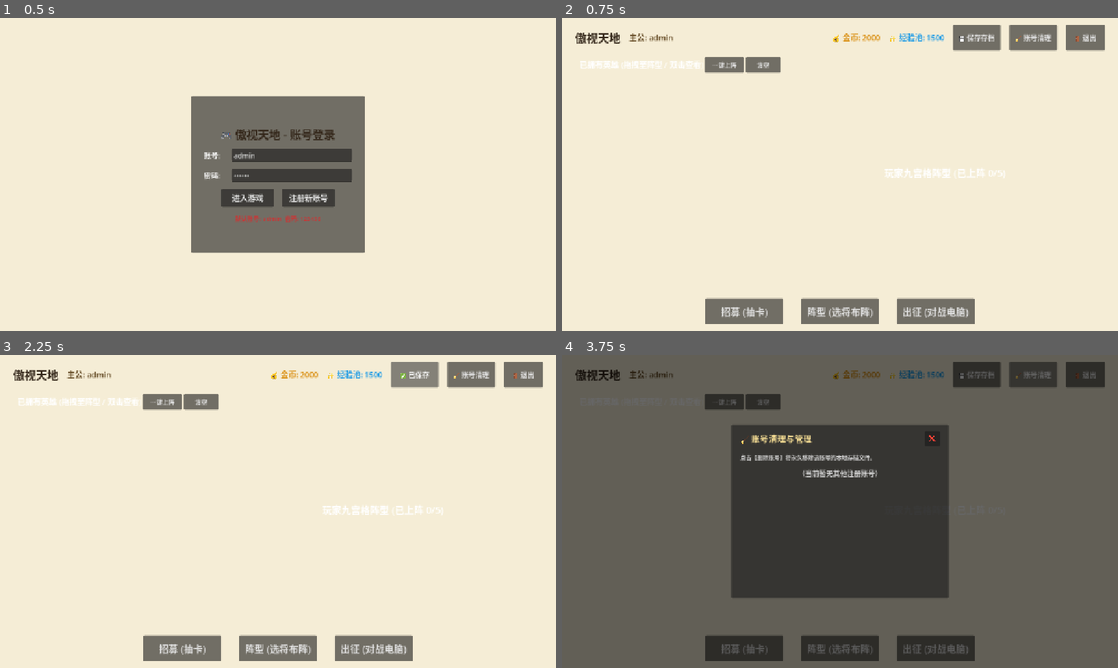
Above: before the commit, frames 1-4 (two rows, left to right).
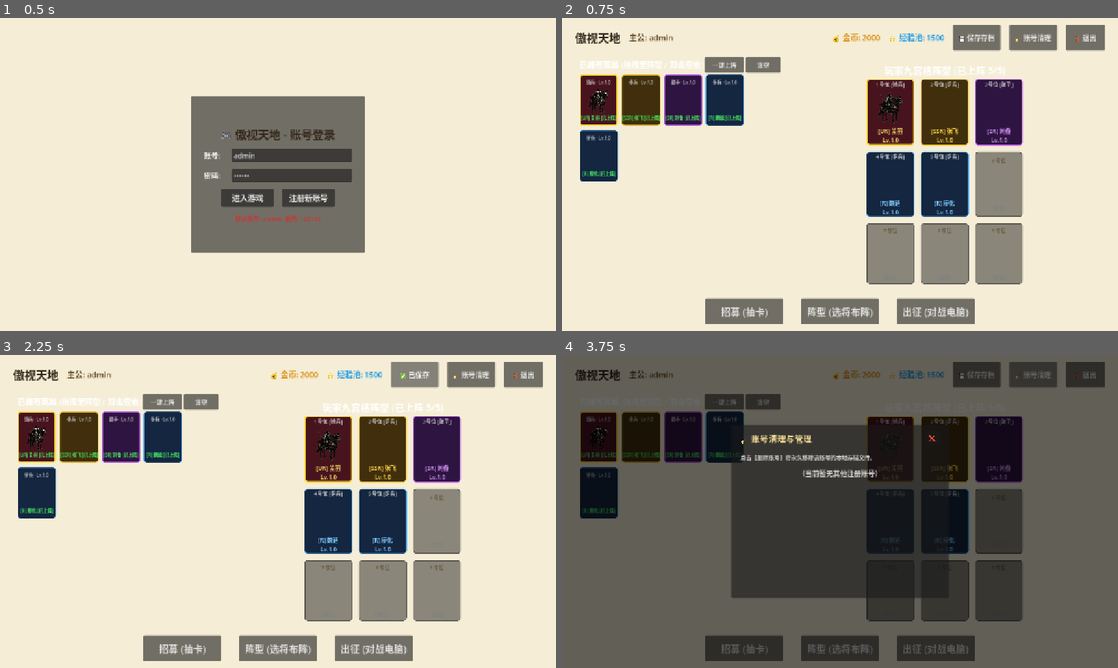
Above: after the commit, the same moments.

Repository: 869402559-cmyk/NineGridCardGame
Game: Godot game, scene res://scenes/LoginUI.tscn
Two runs of this game, one before a commit and one after it. Both use one fixed random seed, a clock stepped at 60 frames per second and the inputs below.
Inputs:
- Up to frame 1 (0.5 s): no input
- Up to frame 2 (0.75 s): click "进入游戏" at 0.5 s
- Up to frame 3 (2.25 s): click "阵型 (选将布阵)" at 1.25 s; click "💾 保存存档" at 2 s
- Up to frame 4 (3.75 s): click "✅ 已保存" at 2.75 s; click "🧹 账号清理" at 3.5 s

Frame 1 is identical in both runs. In frame 2, 22% of the frame differs, in the area x 3-83%, y 15-86%; in frame 3, 22%; in frame 4, 19%.
Error before the commit: Parse Error: Function "_can_drop_data" has the same name as a previously declared function. (res://scripts/FormationUI.gd:313)

Commit message:
fix: clean up LeftPanel script inheritance conflict causing Parser Error

Diff:
--- a/scripts/FormationUI.gd
+++ b/scripts/FormationUI.gd
@@ -12,10 +12,6 @@
 	btn_auto.pressed.connect(_on_auto_fill)
 	btn_clear.pressed.connect(_on_clear)
 
-	# 设置左侧整个面板（LeftPanel）支持接收右侧卡牌拖入以进行下阵
-	var left_panel = $HBox/LeftPanel
-	left_panel.script = LeftPanelDropScript
-
 	init_formation_slots()
 	refresh_all()
 
@@ -29,7 +25,7 @@
 		grid_container.add_child(card)
 		slot_cards.append(card)
 
-# 创建九宫格阵型位（卡牌支持作为拖拽目标）
+# 创建九宫格阵型位（卡牌支持作为拖拽目标与拖拽源）
 func create_slot_card(pos: int) -> Control:
 	var card = PanelContainer.new()
 	card.custom_minimum_size = Vector2(110, 140)
@@ -80,18 +76,18 @@
 		if uid != null:
 			equipped_uuids.append(uid)
 
-	# 克隆武将列表并进行排序：已上阵优先，其次按品质(UR>SSR>SR>R>N)，再次按等级
+	# 克隆武将列表并排序：已上阵优先，其次品质，再次等级
 	var sorted_heroes = GameData.player_heroes.duplicate()
 	sorted_heroes.sort_custom(func(a, b):
 		var a_eq = a["uuid"] in equipped_uuids
 		var b_eq = b["uuid"] in equipped_uuids
 		if a_eq != b_eq:
-			return a_eq # 已上阵在前的降序 (true > false)
+			return a_eq # 已上阵在前
 
 		var q_a = GameData.get_quality_config(a.get("quality", "N"))["rank"]
 		var q_b = GameData.get_quality_config(b.get("quality", "N"))["rank"]
 		if q_a != q_b:
-			return q_a > q_b # 品质高者在前
+			return q_a > q_b
 
 		var lv_a = a.get("level", 1)
 		var lv_b = b.get("level", 1)
@@ -102,14 +98,13 @@
 		var card = create_hero_portrait_card(hero, hero["uuid"] in equipped_uuids)
 		hero_grid.add_child(card)
 
-# 创建左侧英雄 3:4 头像卡片 (支持拖拽与双击打开详情)
+# 创建左侧英雄 3:4 头像卡片
 func create_hero_portrait_card(hero: Dictionary, is_equipped: bool) -> Control:
 	var card = PanelContainer.new()
-	card.custom_minimum_size = Vector2(88, 118) # 适配 4 列容器
+	card.custom_minimum_size = Vector2(88, 118)
 	card.set_meta("hero_uuid", hero["uuid"])
 	card.script = HeroCardScript
 
-	# 设置品质框体样式
 	var q_cfg = GameData.get_quality_config(hero.get("quality", "N"))
 	var style = StyleBoxFlat.new()
 	style.bg_color = q_cfg["bg_color"]
@@ -128,7 +123,6 @@
 
 	var combined = GameData.calc_combined_stats(hero)
 
-	# 顶部兵种与等级小角标
 	var top_info = Label.new()
 	top_info.text = combined["troop_type"] + " · Lv." + str(hero.get("level", 1))
 	top_info.horizontal_alignment = HORIZONTAL_ALIGNMENT_CENTER
@@ -136,7 +130,6 @@
 	top_info.add_theme_color_override("font_color", Color(0.9, 0.9, 0.9, 0.8))
 	vbox.add_child(top_info)
 
-	# 武将大头像/立绘
 	var img = TextureRect.new()
 	img.custom_minimum_size = Vector2(50, 65)
 	img.expand_mode = TextureRect.EXPAND_IGNORE_SIZE
@@ -146,7 +139,6 @@
 		img.texture = load(combined["texture_path"])
 	vbox.add_child(img)
 
-	# 底部名字与品质
 	var name_lbl = Label.new()
 	var eq_str = " [已上阵]" if is_equipped else ""
 	name_lbl.text = "[" + hero.get("quality", "N") + "] " + hero.get("name", "武将") + eq_str
@@ -158,7 +150,6 @@
 		name_lbl.add_theme_color_override("font_color", q_cfg["label_color"])
 	vbox.add_child(name_lbl)
 
-	# 双击 / 点击事件
 	card.gui_input.connect(func(event: InputEvent):
 		if event is InputEventMouseButton and event.pressed and event.button_index == MOUSE_BUTTON_LEFT:
 			if event.double_click:
@@ -182,7 +173,6 @@
 			var combined = GameData.calc_combined_stats(hero)
 			var q_cfg = GameData.get_quality_config(hero.get("quality", "N"))
 
-			# 动态应用品质边框样式
 			var style = StyleBoxFlat.new()
 			style.bg_color = q_cfg["bg_color"]
 			style.set_corner_radius_all(6)
@@ -204,7 +194,6 @@
 			else:
 				img.texture = null
 		else:
-			# 空槽位样式
 			var style = StyleBoxFlat.new()
 			style.bg_color = Color(0.12, 0.12, 0.12, 0.5)
 			style.set_corner_radius_all(6)
@@ -240,7 +229,7 @@
 		GameData.player_formation[pos] = null
 	refresh_all()
 
-# 内部类：拖拽英雄头像源卡片
+# 内部类：左侧列表武将卡片拖拽源
 class HeroCardScript extends PanelContainer:
 	func _get_drag_data(_at_position: Vector2) -> Variant:
 		var uuid = get_meta("hero_uuid")
@@ -253,46 +242,10 @@
 		lbl.add_theme_color_override("font_color", q_cfg["label_color"])
 		preview.add_child(lbl)
 		set_drag_preview(preview)
-		return { "type": "hero_card", "uuid": uuid, "from": "left_list" }
-
-# 内部类：左侧列表与面板区域（接收从右侧拖回的武将进行下阵）
-class LeftPanelDropScript extends VBoxContainer:
-	func _can_drop_data(_at_position: Vector2, data: Variant) -> bool:
-		return typeof(data) == TYPE_DICTIONARY and data.get("type") == "hero_card"
-
-	func _drop_data(_at_position: Vector2, data: Variant) -> void:
-		var dragged_uuid = data.get("uuid") as String
-		# 将该武将从右侧阵型中移除（下阵）
-		for p in range(1, 10):
-			if GameData.player_formation[p] == dragged_uuid:
-				GameData.player_formation[p] = null
-
-		GameData.has_unsaved_changes = true
-
-		# 安全获取 FormationUI 并刷新
-		var p_node: Node = self
-		while p_node:
-			if p_node.has_method("refresh_all"):
-				p_node.refresh_all()
-				break
-			p_node = p_node.get_parent()
-
-	# 拖拽下阵：如果卡片被释放拖拽（且未被九宫格接收），判定为拖出阵型下阵
-	func _notification(what: int) -> void:
-		if what == NOTIFICATION_DRAG_END:
-			if not is_drag_successful():
-				var pos = get_meta("slot_pos") as int
-				if GameData.player_formation[pos] != null:
-					GameData.player_formation[pos] = null
-					GameData.has_unsaved_changes = true
-
-					var p_node: Node = self
-					while p_node:
-						if p_node.has_method("refresh_all"):
-							p_node.refresh_all()
-							break
-						p_node = p_node.get_parent()
-
+		return { "type": "hero_card", "uuid": uuid, "from_slot": 0 }
+
+# 内部类：九宫格阵型槽位（支持接收放置、从槽位拖拽、双击下阵）
+class SlotCardScript extends PanelContainer:
 	func _get_drag_data(_at_position: Vector2) -> Variant:
 		var pos = get_meta("slot_pos") as int
 		var uuid = GameData.player_formation[pos]
@@ -319,37 +272,43 @@
 		var from_slot = data.get("from_slot", 0) as int
 
 		if from_slot > 0:
-			# 来自右侧九宫格另一个槽位：直接互换或移动位置
+			# 来自右侧九宫格另一个槽位：位置互换/移动
 			var target_uuid = GameData.player_formation[target_pos]
 			GameData.player_formation[target_pos] = dragged_uuid
 			GameData.player_formation[from_slot] = target_uuid
 		else:
 			# 来自左侧列表：放置上阵
-			# 若已在其他槽位，先清空原槽位
 			for p in range(1, 10):
 				if GameData.player_formation[p] == dragged_uuid:
 					GameData.player_formation[p] = null
 
-			# 检查 5 人限制
 			var current_count = 0
 			for p in range(1, 10):
 				if GameData.player_formation[p] != null:
 					current_count += 1
 
 			if current_count >= 5 and GameData.player_formation[target_pos] == null:
-				# 满5人无法放入空位
-				pass
+				pass # 满5人无法放入空位
 			else:
 				GameData.player_formation[target_pos] = dragged_uuid
 
 		GameData.has_unsaved_changes = true
-		var parent_ui = get_tree().current_scene.find_child("FormationUI", true, false)
-		if parent_ui:
-			parent_ui.refresh_all()
-		else:
-			var p_node = get_parent()
-			while p_node:
-				if p_node.has_method("refresh_all"):
-					p_node.refresh_all()
-					break
-				p_node = p_node.get_parent()
+		_notify_refresh()
+
+	# 拖拽结束：如果未落地到其他槽位（即拖出阵型/拖到空白处），自动判定为下阵
+	func _notification(what: int) -> void:
+		if what == NOTIFICATION_DRAG_END:
+			if not is_drag_successful():
+				var pos = get_meta("slot_pos") as int
+				if GameData.player_formation[pos] != null:
+					GameData.player_formation[pos] = null
+					GameData.has_unsaved_changes = true
+					_notify_refresh()
+
+	func _notify_refresh() -> void:
+		var p_node: Node = self
+		while p_node:
+			if p_node.has_method("refresh_all"):
+				p_node.refresh_all()
+				break
+			p_node = p_node.get_parent()
